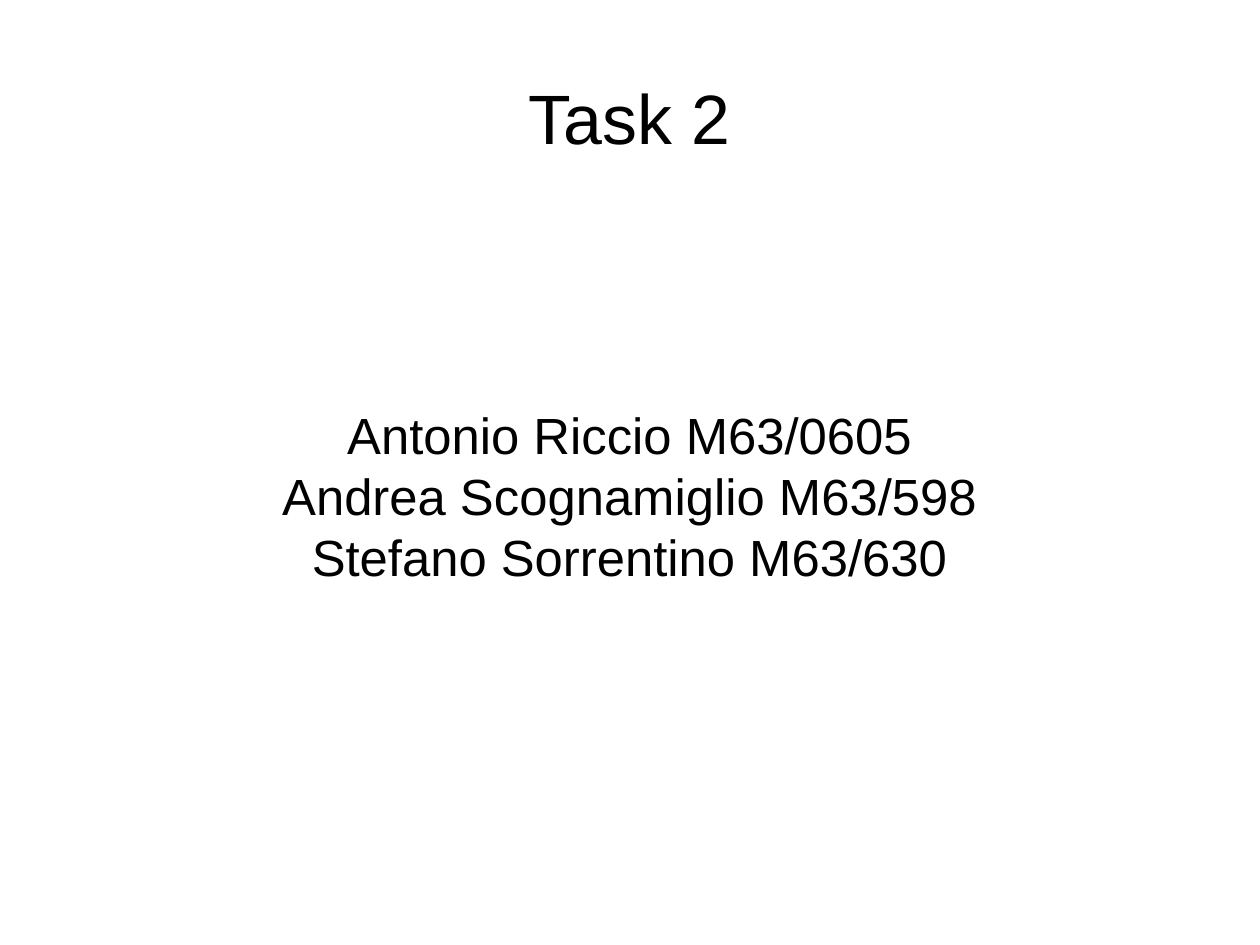
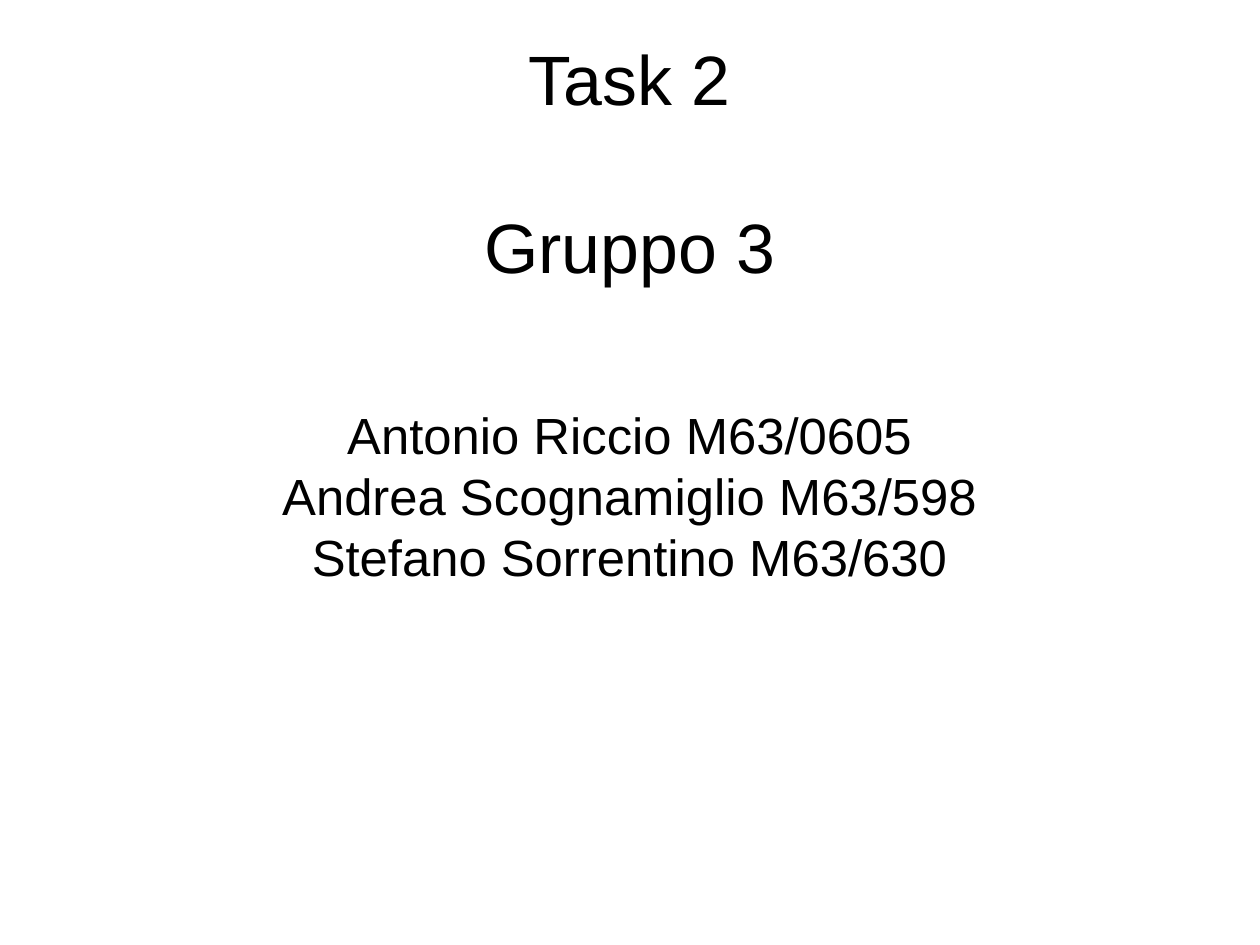
Before and after one commit to artic92/sistemi-embedded-task2, a slide deck: slide 1 of doc/presentazione.odp. Drawn at 1260x945 pixels with LibreOffice and Linux fonts; fonts in the diff are those of the drawing. Boxes give left, top, right and bottom in pixels: in the first picture for what was removed or moved away, otherwise in the second. Text is boxed around its words. In the diff, an @@ line names an element or a change of style, - is before the commit and + after.

```diff
--- a/doc/presentazione.odp
+++ b/doc/presentazione.odp
@@ title at [484, 54, 775, 286]: text changed @@
-Task 2
+Task 2
+Gruppo 3
```
Also in this commit, not shown: 9 slides added, 4 other files.
